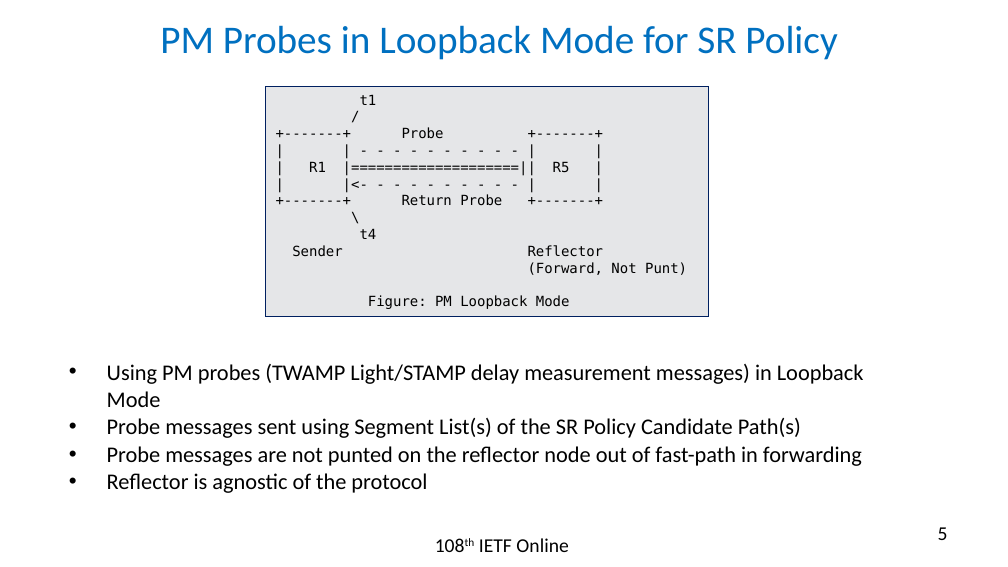
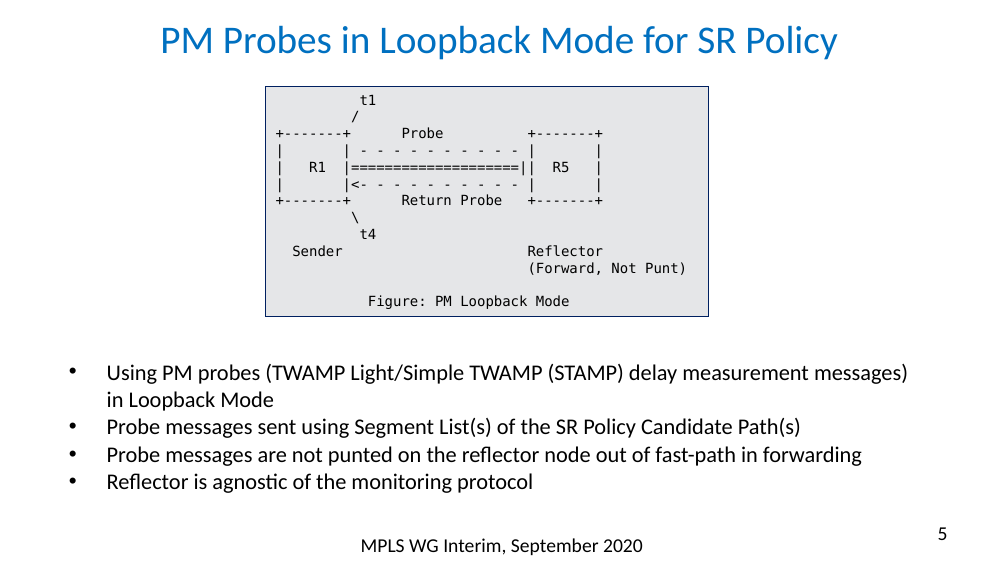
Before and after one commit to rakgandhi/ietf-slides, a slide deck: slide 5 of draft-gandhi-spring-sr-enhanced-plm-02.pptx. Drawn at 1008x567 pixels with LibreOffice and Linux fonts; fonts in the diff are those of the drawing. Boxes give left, top, right and bottom in pixels: in the first picture for what was removed or moved away, otherwise in the second. Text is boxed around its words. In the diff, an @@ line names an element or a change of style, - is before the commit and + after.

```diff
--- a/draft-gandhi-spring-sr-enhanced-plm-02.pptx
+++ b/draft-gandhi-spring-sr-enhanced-plm-02.pptx
@@ text at box(107, 364, 908, 411): text changed @@
-• Using PM probes (TWAMP Light/STAMP delay measurement messages) in Loopback Mode
+• Using PM probes (TWAMP Light/Simple TWAMP (STAMP) delay measurement messages) in Loopback Mode
@@ text at box(107, 473, 533, 493): text changed @@
-• Reflector is agnostic of the protocol
+• Reflector is agnostic of the monitoring protocol
@@ text at box(361, 538, 643, 555): text changed @@
-108th IETF Online
+MPLS WG Interim, September 2020
```
Also in this commit, not shown: 16 other slides changed, 3 other files.
